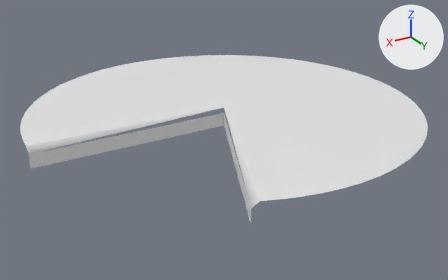
One commit to the OBJ model Assets/Models/Slice82.obj: the scene before it, then after it.
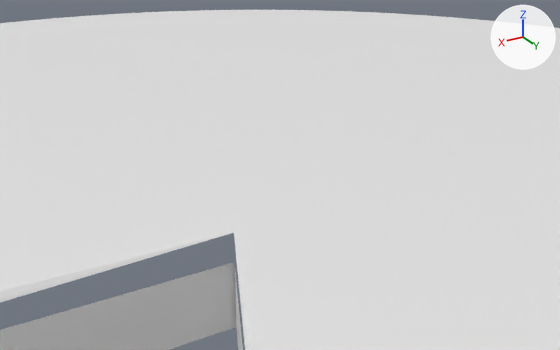
Each version is shown whole from a camera (50 mm lens) standing at (1.542, 2.57, 1.104) and looking at (0.025, 0.041, -0.161), then close up from a camera (50 mm lens) standing at (0.282, 0.55, 0.32) and looking at (-0.051, -0.006, 0.043). Arrows for +X, +Y and +Z are at upper right; the lights stay in place. Where no turn or scale is listed for an object, it has been applied to the vertices.

Script lines for the objects in view, before the commit:
```python
me_slice82 = bpy.data.meshes.new('Slice82')
me_slice82.from_pydata(...)  # 90 vertices, 86 faces; spans x -1.0..1.0, y -1.0..1.0, z -0.1..0.0
# before: 0 (0.0, 0.0, 0.0) at pixel (233, 232), 2 (1.0, 0.0, -0.03), 85 (0.43, 0.9, -0.03), 86 (0.0, 0.0, -0.1) at pixel (236, 327), 87 (0.0, 0.0, -0.03) at pixel (234, 262)
# before: 88 (1.0, 0.0, -0.1), 89 (0.43, 0.9, -0.1)
ob_slice82 = bpy.data.objects.new('Slice82', me_slice82)
ob_slice82.location = (0.0, 0.0, 0.0)
```
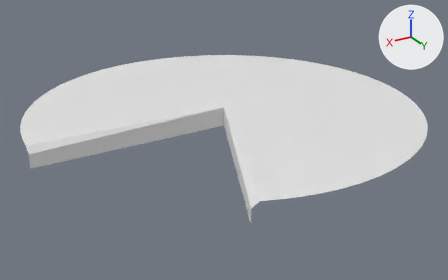
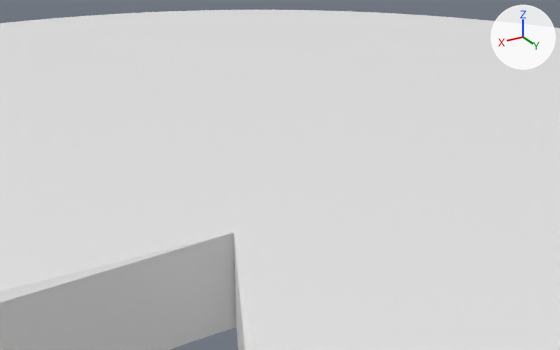
What differs and where, as boxes (x1, y1, x2, y2) in the close-ups (560 x 350 px; the box of a moved part takes in the faces that stretch with it):
part 1 of me_slice82, moved or reshaped: before (0, 262, 243, 350); after (0, 233, 245, 350)

What changed in the scene script:
```text
Change me_slice82:
    where me_slice82.from_pydata(...)  # 90 vertices, 86 faces; spans x -1.0..1.0, y -1.0..1.0, z -0.1..0.0
    used by ob_slice82; location = (0.0, 0.0, 0.0)
    verts and faces of me_slice82; kept vertices keep their numbers, new ones are numbered from 90
    me_slice82 part 1
    add delete_vertices([87])  # with the faces that use them
    add faces += [(0, 2, 88, 86), (0, 86, 89, 85)]
```
